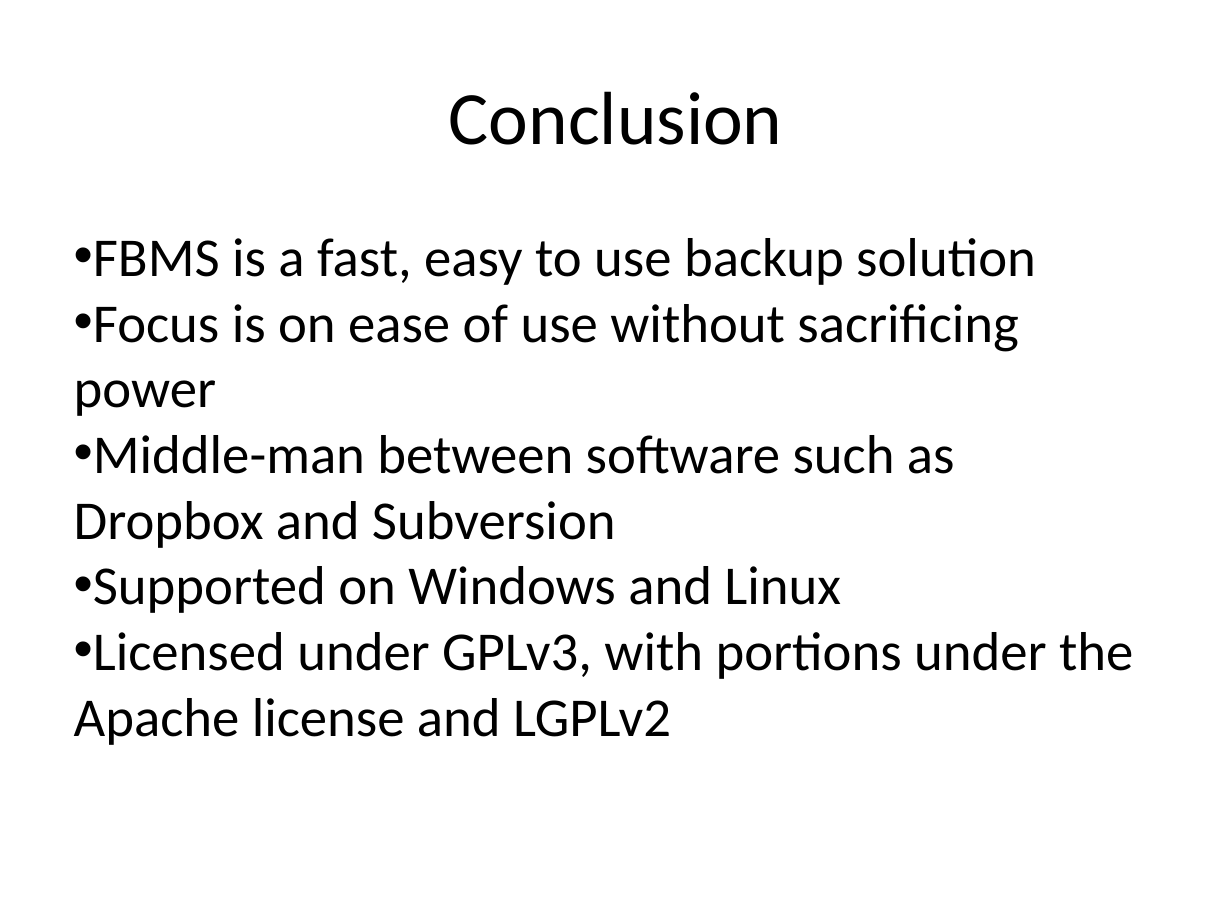
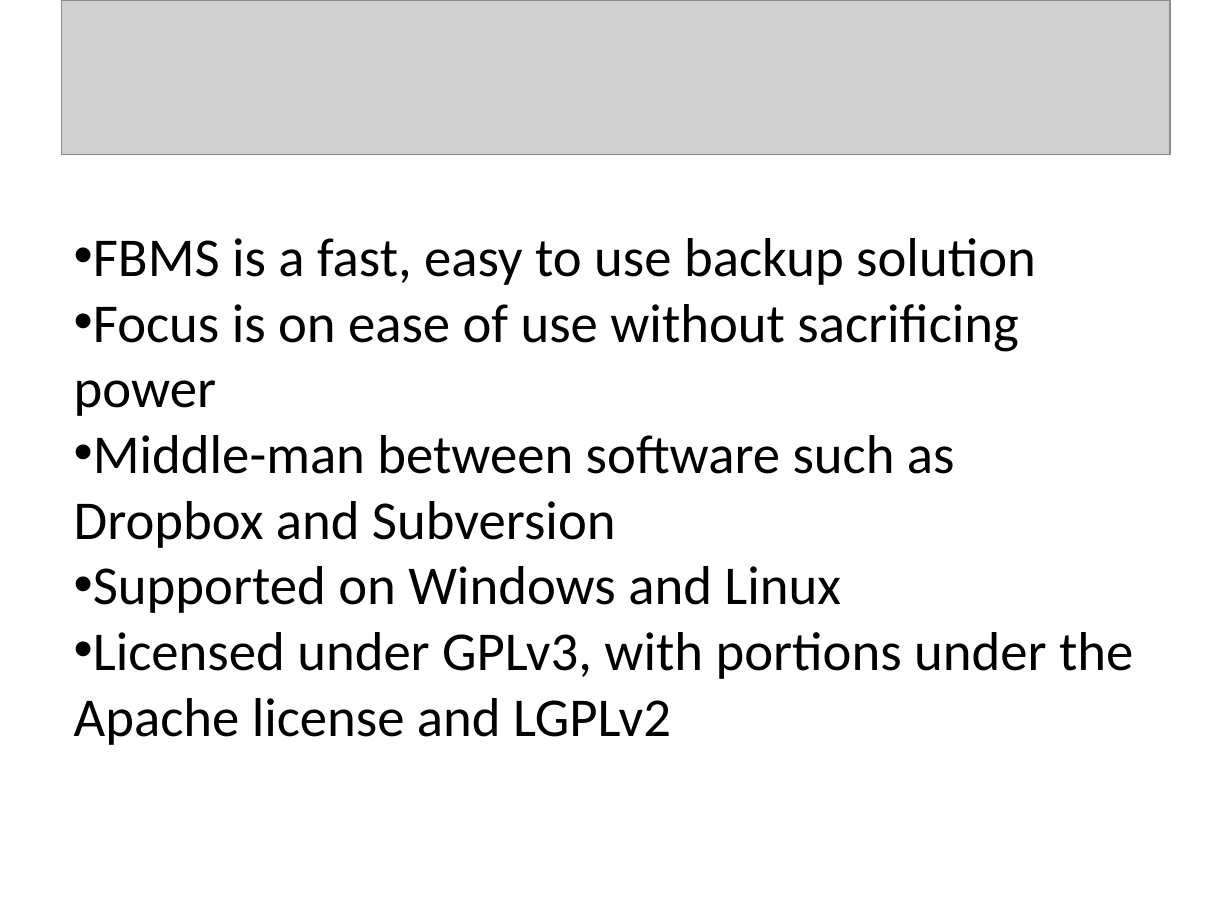
Before and after one commit to KatrinaHoffert/fbms, a slide deck: slide 17 of doc/milestone_6/final_presentation.pptx. Drawn at 1232x924 pixels with LibreOffice and Linux fonts; fonts in the diff are those of the drawing; grey boxes stand for pictures; background and template pictures are left out. Boxes give left, top, right and bottom in pixels: in the first picture for what was removed or moved away, otherwise in the second. Text is boxed around its words. In the diff, an @@ line names an element or a change of style, - is before the commit and + after.

```diff
--- a/doc/milestone_6/final_presentation.pptx
+++ b/doc/milestone_6/final_presentation.pptx
@@ picture added at bbox=[62, 0, 1170, 154] @@
@@ text removed at bbox=[449, 91, 783, 145] @@
-Conclusion
```
Also in this commit, not shown: 15 other slides changed, 1 slide added, 1 slide removed.
